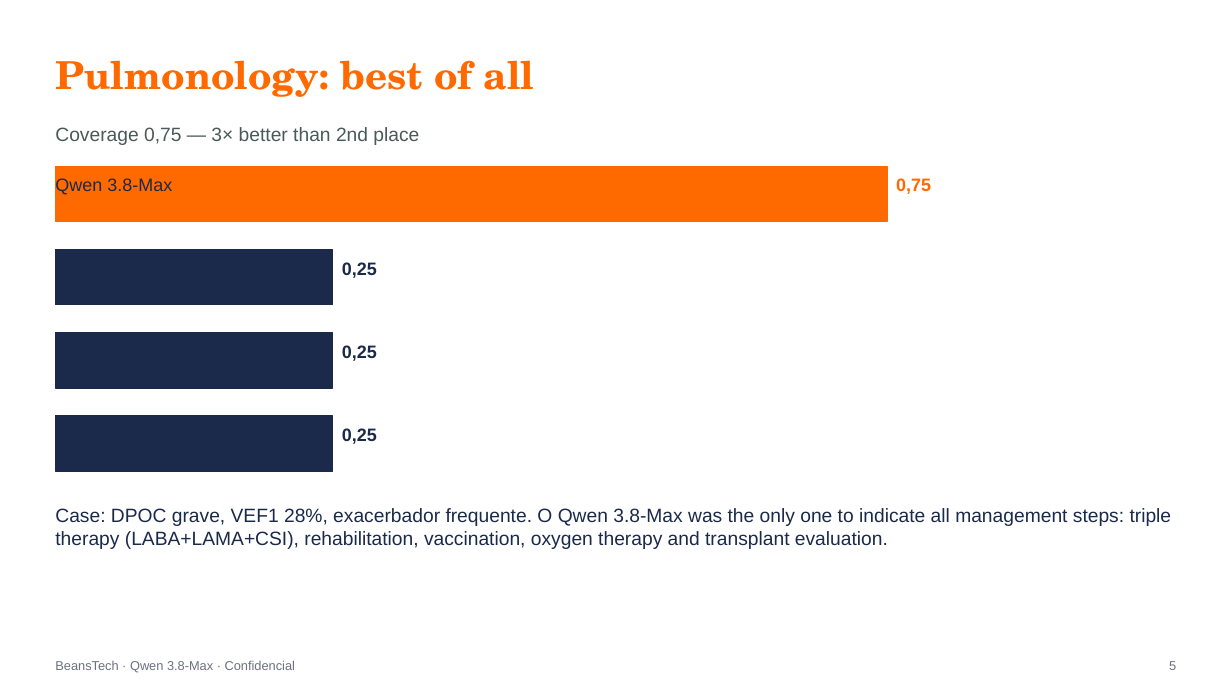
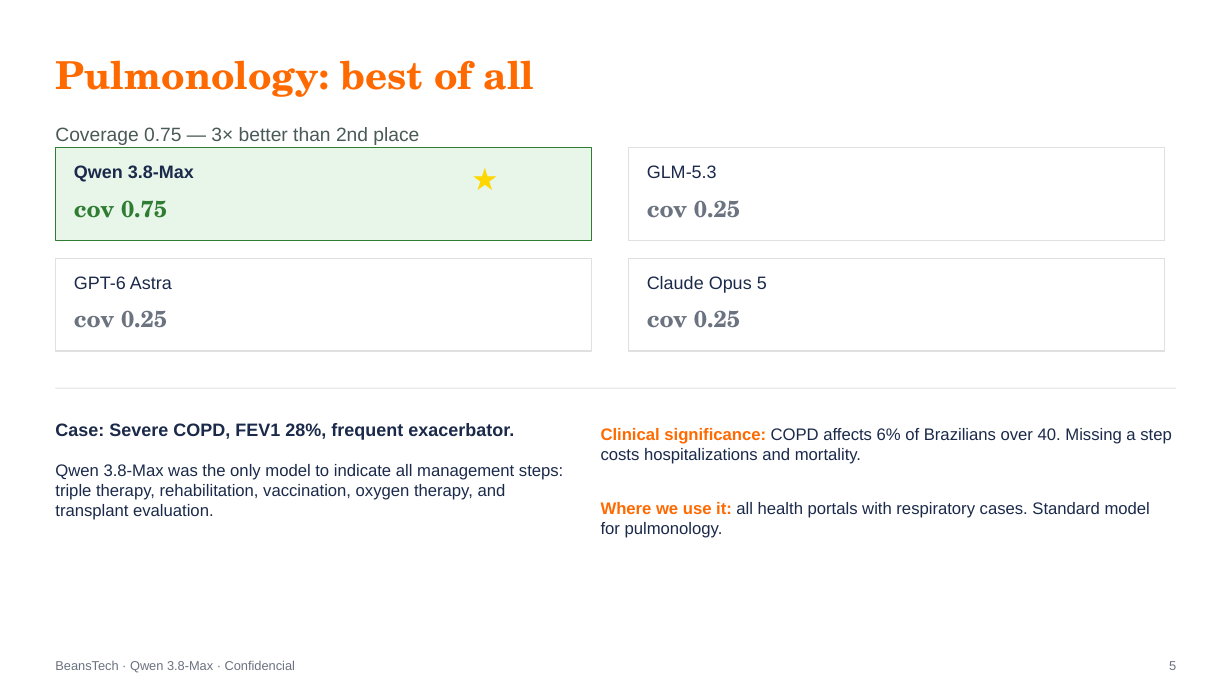
Before and after one commit to beanstechhub/healthtech-infra, a slide deck: slide 5 of apresentacoes/Qwen_Medicina_Eric_EN.pptx. Drawn at 1232x693 pixels with LibreOffice and Linux fonts; fonts in the diff are those of the drawing. Boxes give left, top, right and bottom in pixels: in the first picture for what was removed or moved away, otherwise in the second. Text is boxed around its words. In the diff, an @@ line names an element or a change of style, - is before the commit and + after.

```diff
--- a/apresentacoes/Qwen_Medicina_Eric_EN.pptx
+++ b/apresentacoes/Qwen_Medicina_Eric_EN.pptx
@@ text at [55, 127, 419, 145]: text changed @@
-Coverage 0,75 — 3× better than 2nd place
+Coverage 0.75 — 3× better than 2nd place
@@ rectangle: place and size @@
-rectangle at [55, 166, 887, 222]
+rectangle at [55, 148, 592, 240]
@@ rectangle at [55, 148, 592, 240]: fill #FF6A00 to #E8F5E9; outline #FF6A00 1 pt to #2E7D32 1 pt @@
@@ rectangle added at [628, 148, 1165, 240], fill #FFFFFF, outline #E0E0E0 1 pt @@
@@ text "Qwen 3.8-Max": place and size @@
-text "Qwen 3.8-Max" at [55, 178, 172, 195]
+text "Qwen 3.8-Max" at [74, 165, 194, 182]
@@ text "Qwen 3.8-Max" at [74, 165, 194, 182]: bold on @@
@@ text added at [471, 155, 564, 201], 24 pt, text #FFD700 @@
+★
@@ text added at [647, 165, 717, 178], 14 pt, text #1B2A4A @@
+GLM-5.3
@@ text at [74, 200, 167, 218]: text changed; size 14 to 18 pt; font Arial to TeX Gyre Schola; text colour #FF6A00 to #2E7D32 @@
-0,75
+cov 0.75
@@ text at [647, 200, 740, 218]: text changed; size 14 to 18 pt; font Arial to TeX Gyre Schola; text colour #1B2A4A to #6B7280 @@
-0,25
+cov 0.25
@@ rectangle removed at [55, 250, 333, 305] @@
@@ rectangle added at [55, 259, 592, 351], fill #FFFFFF, outline #E0E0E0 1 pt @@
@@ rectangle added at [628, 259, 1165, 351], fill #FFFFFF, outline #E0E0E0 1 pt @@
@@ text added at [74, 276, 172, 289], 14 pt, text #1B2A4A @@
+GPT-6 Astra
@@ text added at [647, 276, 767, 293], 14 pt, text #1B2A4A @@
+Claude Opus 5
@@ text at [74, 310, 167, 328]: text changed; size 14 to 18 pt; font Arial to TeX Gyre Schola; text colour #1B2A4A to #6B7280 @@
-0,25
+cov 0.25
@@ text at [647, 310, 740, 328]: text changed; size 14 to 18 pt; font Arial to TeX Gyre Schola; text colour #1B2A4A to #6B7280 @@
-0,25
+cov 0.25
@@ rectangle removed at [55, 333, 333, 388] @@
@@ line added from (55, 388) to (1177, 388), #E0E0E0 0.75 pt @@
@@ rectangle removed at [55, 416, 333, 471] @@
@@ text added at [55, 423, 514, 440], 14 pt, text #1B2A4A, bold @@
+Case: Severe COPD, FEV1 28%, frequent exacerbator.
@@ text added at [601, 428, 1171, 464], 13 pt, text #1B2A4A @@
+Clinical significance: COPD affects 6% of Brazilians over 40. Missing a step costs hospitalizations and mortality.
@@ text at [55, 464, 563, 520]: text changed; size 15 to 13 pt @@
-Case: DPOC grave, VEF1 28%, exacerbador frequente. O Qwen 3.8-Max was the only one to indicate all management steps: triple therapy (LABA+LAMA+CSI), rehabilitation, vaccination, oxygen therapy and transplant evaluation.
+Qwen 3.8-Max was the only model to indicate all management steps: triple therapy, rehabilitation, vaccination, oxygen therapy, and transplant evaluation.
@@ text added at [601, 502, 1150, 538], 13 pt, text #1B2A4A @@
+Where we use it: all health portals with respiratory cases. Standard model for pulmonology.
```
Also in this commit, not shown: 2 slides added, 1 slide removed, 3 other files.
